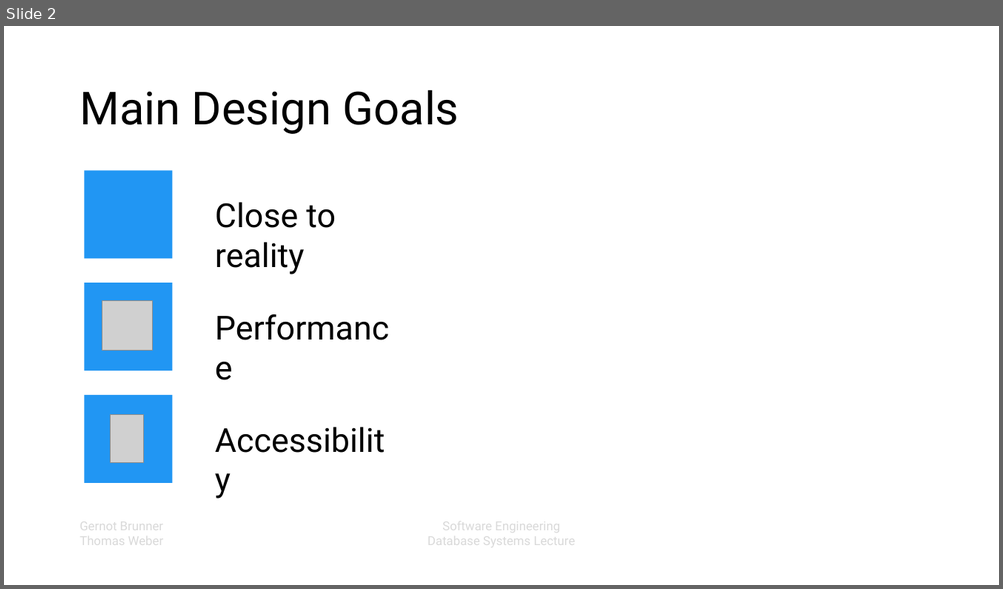
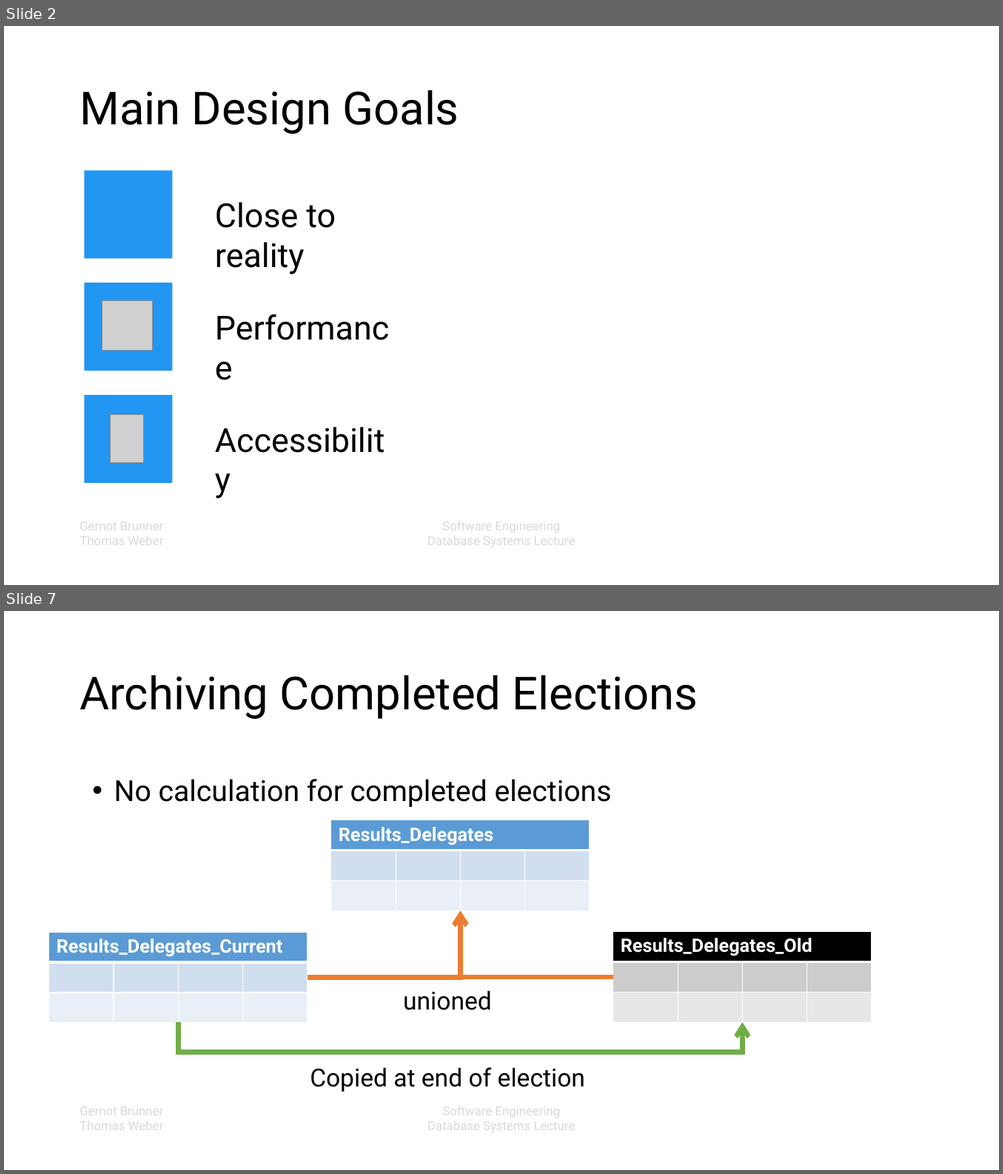
Before and after one commit to elordin/dbs, a slide deck: slides.pptx. Shown one above the other, each under a label of ours: slide 2 before the commit, slides 2 and 7 after it; the slides between them are not shown. The pictures are 1003x589 and 1003x1174 pixels, drawn with LibreOffice and Linux fonts; fonts in the diff are those of the drawing; grey boxes stand for pictures; background and template pictures are left out. Boxes give left, top, right and bottom in pixels: in the first picture for what was removed or moved away, otherwise in the second. Text is boxed around its words. In the diff, an @@ line names an element or a change of style, - is before the commit and + after.

```diff
--- a/slides.pptx
+++ b/slides.pptx
@@ slide 7 added at <box>4,611,999,1170</box>, background #FFFFFF; not listed: 2 template elements that a slide beside it also shows @@
@@ title added at <box>79,675,698,719</box>, 44 pt, text #000000 @@
+Archiving Completed Elections
@@ text added at <box>114,779,612,807</box>, 28 pt, text #000000 @@
+  • No calculation for completed elections
@@ table added at <box>331,820,590,911</box>, 3 rows, 4 columns @@
+Results_Delegates |  |  | 
+ |  |  | 
+ |  |  | 
@@ elbow arrow added from (307, 978) to (461, 911), #ED7D31 4.5 pt @@
@@ elbow arrow added from (613, 977) to (461, 911), #ED7D31 4.5 pt @@
@@ table added at <box>48,933,308,1024</box>, 3 rows, 4 columns @@
+Results_Delegates_Current |  |  | 
+ |  |  | 
+ |  |  | 
@@ table added at <box>613,932,873,1023</box>, 3 rows, 4 columns @@
+Results_Delegates_Old |  |  | 
+ |  |  | 
+ |  |  | 
@@ text added at <box>403,991,492,1011</box>, 24 pt, text #000000 @@
+  unioned
@@ elbow arrow added from (179, 1053) to (743, 1023), #70AD47 4.5 pt @@
@@ line added from (179, 1023) to (179, 1055), #70AD47 4.5 pt @@
@@ text added at <box>310,1068,585,1092</box>, 24 pt, text #000000 @@
+  Copied at end of election
```
Also in this commit, not shown: 6 other slides added, 1 slide removed.
